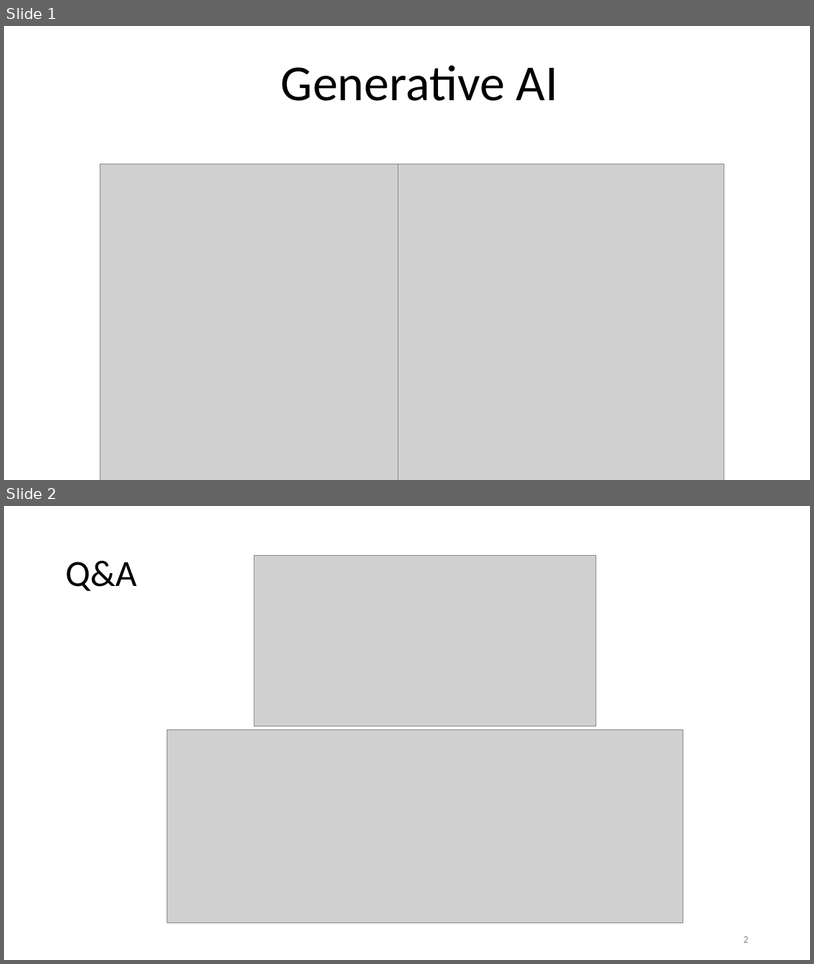
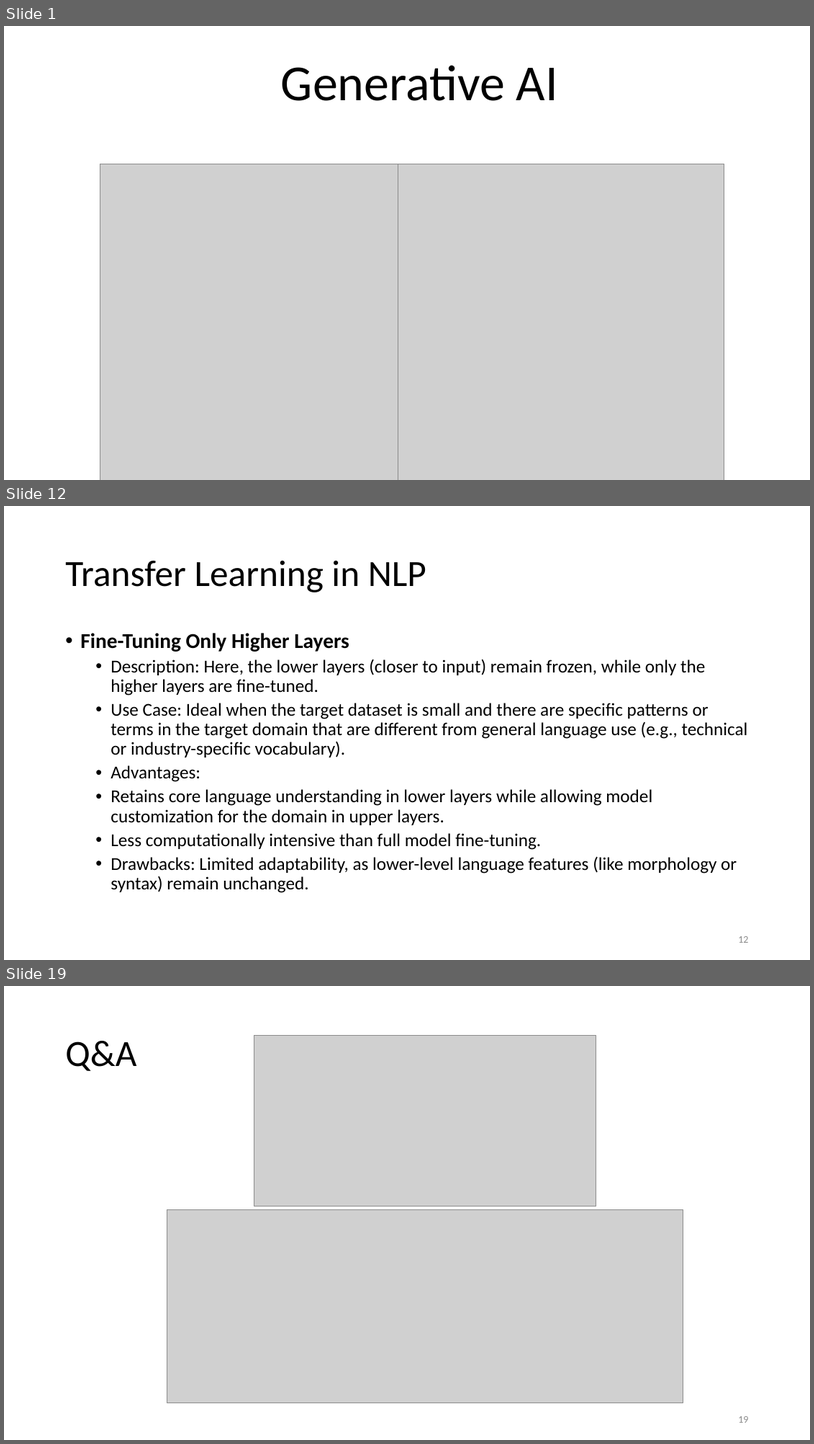
Before and after one commit to motazsaad/NLP-Seminar, a slide deck: slides/LLMs/Transfer learning (finetunning).pptx. Shown one above the other, each under a label of ours: slides 1 and 2 before the commit, slides 1, 12 and 19 after it; the slides between them are not shown. The pictures are 814x964 and 814x1444 pixels, drawn with LibreOffice and Linux fonts; fonts in the diff are those of the drawing; grey boxes stand for pictures. Boxes give left, top, right and bottom in pixels: in the first picture for what was removed or moved away, otherwise in the second. Text is boxed around its words. In the diff, an @@ line names an element or a change of style, - is before the commit and + after.

```diff
--- a/slides/LLMs/Transfer learning (finetunning).pptx
+++ b/slides/LLMs/Transfer learning (finetunning).pptx
@@ slide 12 added at [4,506,810,960], background #FFFFFF @@
@@ title added at [65,560,427,592], 44 pt, text #000000 @@
+Transfer Learning in NLP
@@ text added at [80,633,748,893], 21.6 pt, text #000000 @@
+• Fine-Tuning Only Higher Layers
+  • Description: Here, the lower layers (closer to input) remain frozen, while only the higher layers are fine-tuned.
+  • Use Case: Ideal when the target dataset is small and there are specific patterns or terms in the target domain that are different from general language use (e.g., technical or industry-specific vocabulary).
+  • Advantages:
+  • Retains core language understanding in lower layers while allowing model customization for the domain in upper layers.
+  • Less computationally intensive than full model fine-tuning.
+  • Drawbacks: Limited adaptability, as lower-level language features (like morphology or syntax) remain unchanged.
@@ page number added at [738,936,748,942], 12 pt, text #8C8C8C @@
+12
@@ what was slide 2 is now slide 19 @@
@@ page number at [738,1416,748,1422]: text changed @@
-2
+19
```
Also in this commit, not shown: 16 other slides added.
